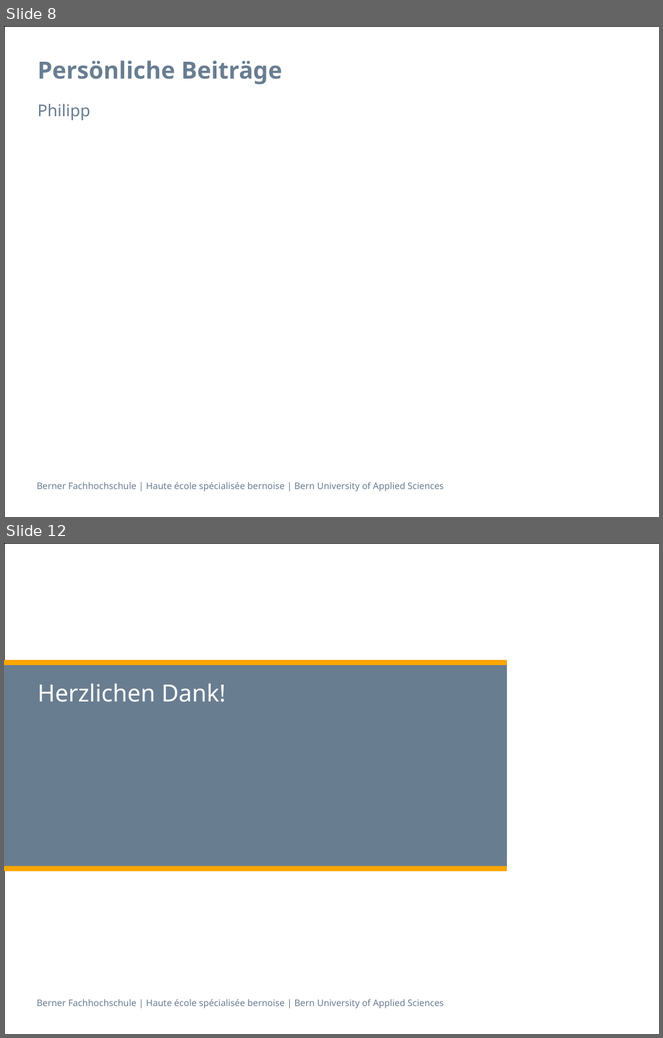
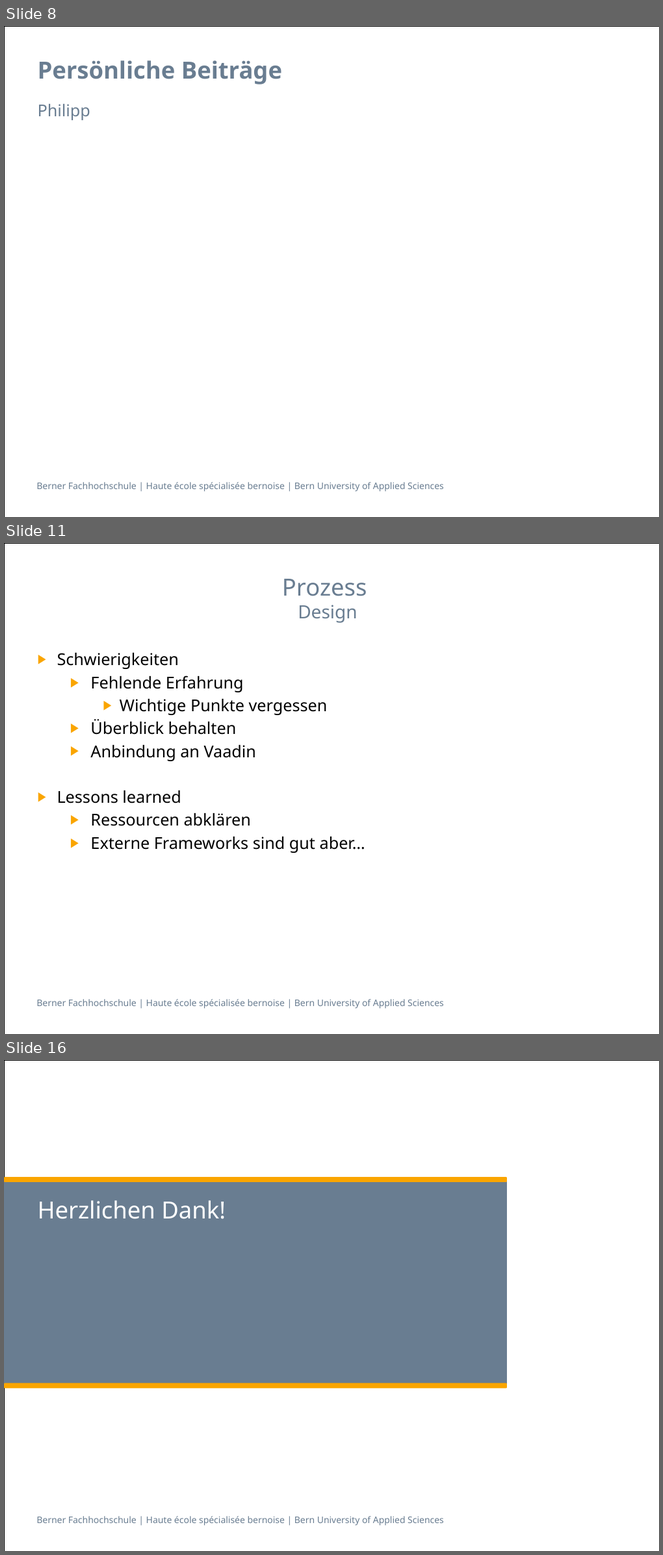
Before and after one commit to zyssm4/ch.bfh.btx8081.w2015.red, a slide deck: doc/Task14/task14_presentation Schlurp.pptx. Shown one above the other, each under a label of ours: slides 8 and 12 before the commit, slides 8, 11 and 16 after it; the slides between them are not shown. The pictures are 663x1038 and 663x1555 pixels, drawn with LibreOffice and Linux fonts; fonts in the diff are those of the drawing; background and template pictures are left out. Boxes give left, top, right and bottom in pixels: in the first picture for what was removed or moved away, otherwise in the second. Text is boxed around its words. In the diff, an @@ line names an element or a change of style, - is before the commit and + after.

Commit message:
presentation lessons learned

```diff
--- a/doc/Task14/task14_presentation Schlurp.pptx
+++ b/doc/Task14/task14_presentation Schlurp.pptx
@@ slide 11 added at <box>4,543,659,1034</box>, background #FFFFFF; not listed: 2 template elements that a slide beside it also shows @@
@@ title added at <box>282,579,367,623</box>, 26 pt, text #697D91 @@
+Prozess
+Design
@@ text added at <box>57,653,365,853</box>, 18 pt, text #000000 @@
+▶ Schwierigkeiten
+  ▶ Fehlende Erfahrung
+    ▶ Wichtige Punkte vergessen
+  ▶ Überblick behalten
+  ▶ Anbindung an Vaadin
+▶ Lessons learned
+  ▶ Ressourcen abklären
+  ▶ Externe Frameworks sind gut aber…
@@ what was slide 12 is now slide 16 @@
```
Also in this commit, not shown: 2 slides changed, 5 other slides added, 2 slides removed.
